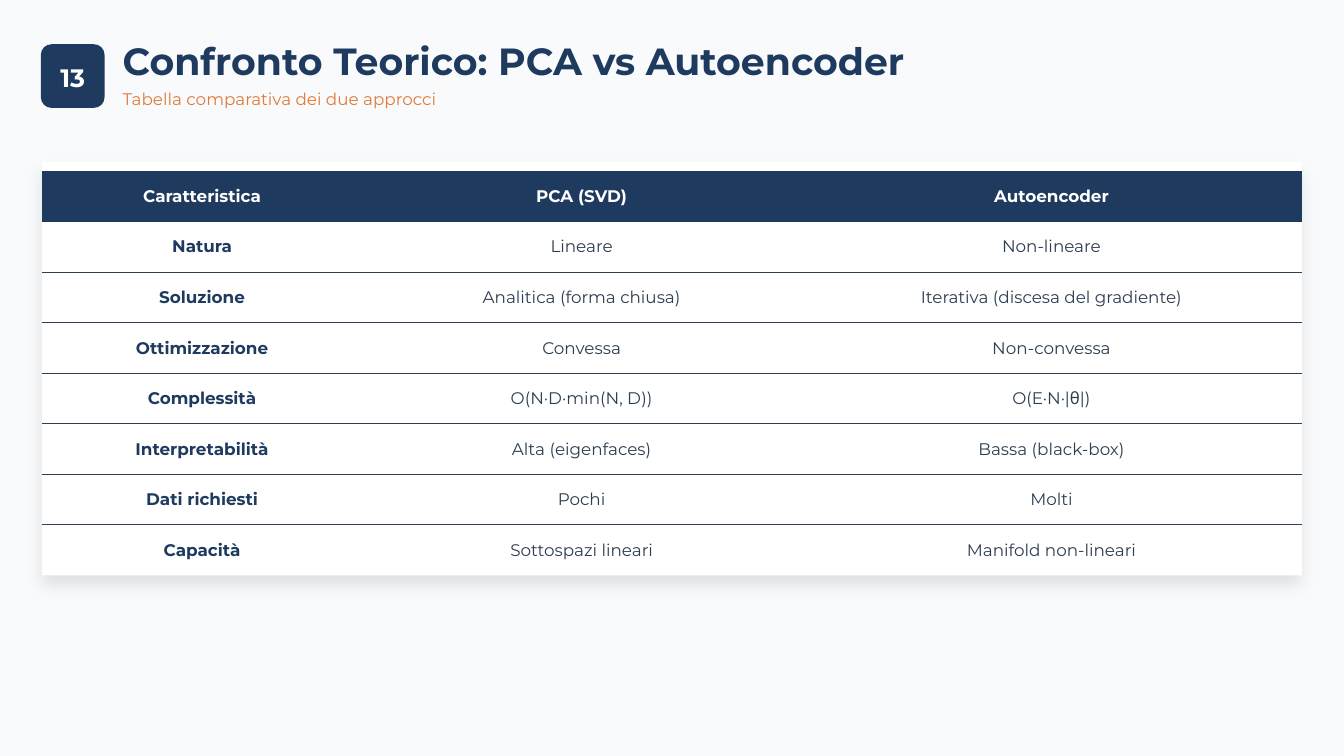
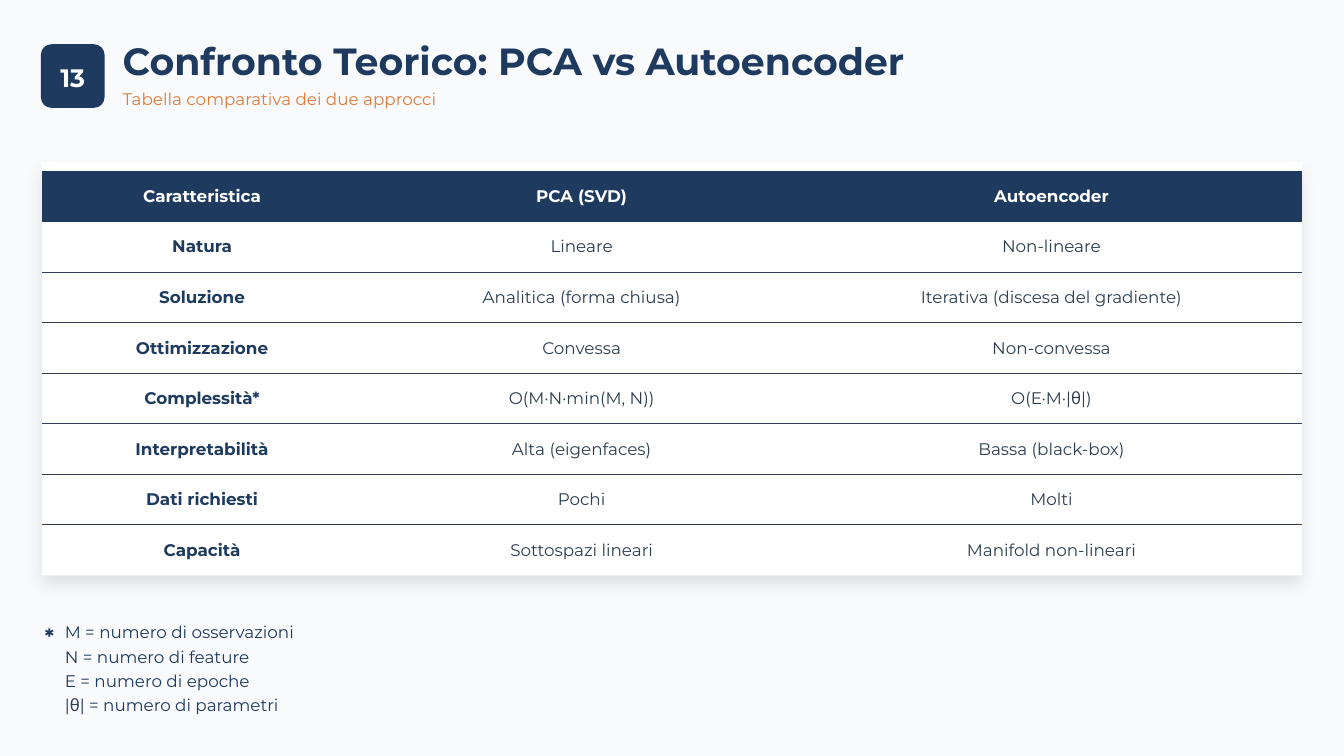
Before and after one commit to carrieroroberto/face-recognition-dimensionality-reduction, a slide deck: slide 15 of results/presentation/Carriero, Leone - Analisi Comparativa per Riduzione Dimensionale, Approccio Lineare e Non-Lineare per Riconoscimento e Verifica Facciale.pptx. Drawn at 1344x756 pixels with LibreOffice and Linux fonts; fonts in the diff are those of the drawing. Boxes give left, top, right and bottom in pixels: in the first picture for what was removed or moved away, otherwise in the second. Text is boxed around its words. In the diff, an @@ line names an element or a change of style, - is before the commit and + after.

```diff
--- a/results/presentation/Carriero, Leone - Analisi Comparativa per Riduzione Dimensionale, Approccio Lineare e Non-Lineare per Riconoscimento e Verifica Facciale.pptx
+++ b/results/presentation/Carriero, Leone - Analisi Comparativa per Riduzione Dimensionale, Approccio Lineare e Non-Lineare per Riconoscimento e Verifica Facciale.pptx
@@ table at (42,171,1303,576) @@
-row 5: Complessità | O(N·D·min(N, D)) | O(E·N·|θ|)
+row 5: Complessità* | O(M·N·min(M, N)) | O(E·M·|θ|)
@@ text added at (44,618,664,647), 15 pt, text #1E3A5F, bold @@
+*
@@ text added at (65,625,294,715), 12 pt, text #1E3A5F @@
+M = numero di osservazioni
+N = numero di feature
+E = numero di epoche
+|θ| = numero di parametri
```
Also in this commit, not shown: 43 other slides changed, 1 other file.
